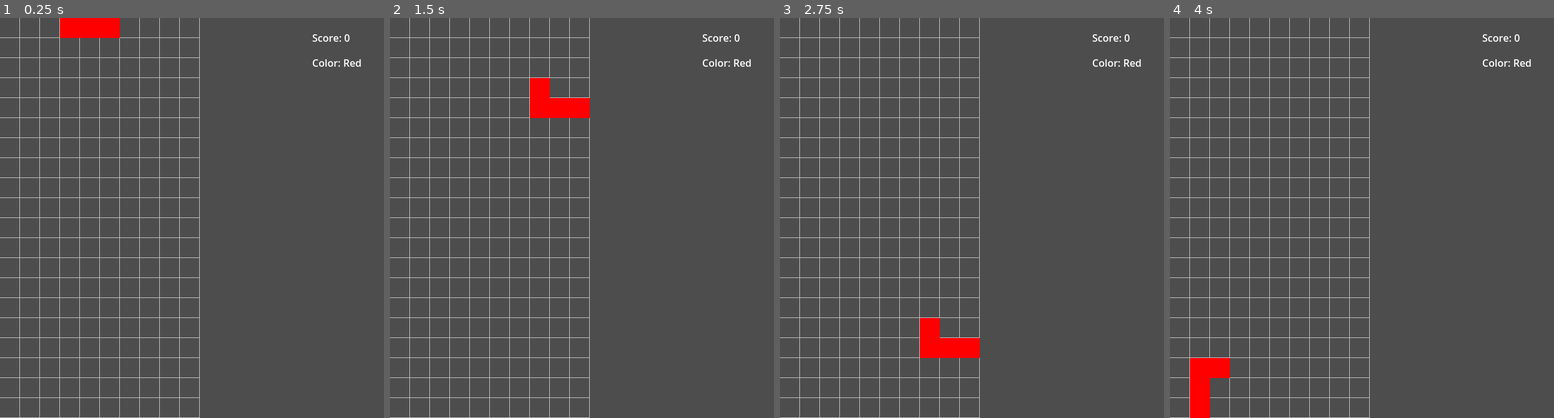
Above: before the commit, frames 1-4 (left to right).
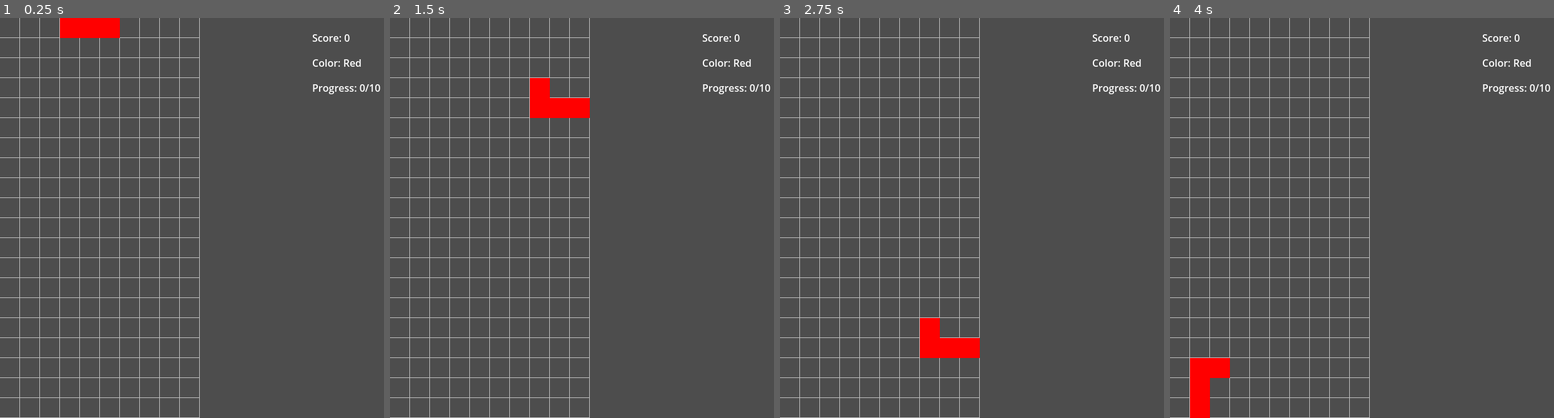
Above: after the commit, the same moments.

Repository: ChinZhengHong/Spectris
Game: Godot game, scene res://main.tscn
Same seed, same stepped clock (60 frames per second), same inputs: the game is played once before the commit and once after it.
Inputs:
- Up to frame 1 (0.25 s): no input
- Up to frame 2 (1.5 s): tap Enter at 0.5 s; hold Right (ui_right) 0.53-1.28 s; tap Space at 1.25 s; hold Down (ui_down) from 1.28 s (still down)
- Up to frame 3 (2.75 s): release Down (ui_down) at 2.03 s; hold Right (ui_right) from 2.03 s (still down)
- Up to frame 4 (4 s): tap Enter at 2.75 s; release Right (ui_right) at 2.78 s; hold Up (ui_up) 2.78-3.53 s; tap Space at 3.5 s; hold Left (ui_left) from 3.53 s (still down)

The runs differ from the first frame. In frame 1, 0.2% of the frame differs, in the area x 81-100%, y 16-20%; in frame 2, 0.2%; in frame 3, 0.2%; in frame 4, 0.2%.

Commit message:
faster fall when unlock color and also longer time playing‘

Diff:
--- a/game_manager.gd
+++ b/game_manager.gd
@@ -1,14 +1,18 @@
 extends Node
 
 const TOTAL_SPECTRUM_COLORS = 7
-const LINES_TO_UNLOCK = 3
+const LINES_TO_UNLOCK = [10, 20, 30, 40, 50, 50, 50]
 const BASE_FALL_TIME = 1.0
 const FALL_TIME_DECREASE = 0.1
 const MIN_FALL_TIME = 0.2
+const TIME_DECREASE_INTERVAL = 30.0
+const TIME_DECREASE_AMOUNT = 0.05
+var elapsed_time = 0.0
 const SCORE_PER_WHITE_BLOCK = 50
 var score_since_last_white = 0
 @onready var score_label = get_node("../UI/ScoreLabel")
 @onready var color_label = get_node("../UI/ColorLabel")
+@onready var progress_label = get_node("../UI/ProgressLabel")
 var score = 0
 var unlocked_color_index = 0
 var lines_cleared_for_current_color = 0
@@ -18,7 +22,8 @@
 	return unlocked_color_index
 
 func _check_unlock_next_color():
-	if lines_cleared_for_current_color >= LINES_TO_UNLOCK:
+	var threshold = LINES_TO_UNLOCK[unlocked_color_index]
+	if lines_cleared_for_current_color >= threshold:
 		if unlocked_color_index < TOTAL_SPECTRUM_COLORS - 1:
 			unlocked_color_index += 1
 			lines_cleared_for_current_color = 0
@@ -34,7 +39,9 @@
 	return false
 
 func get_current_fall_time() -> float:
-	var fall_time = BASE_FALL_TIME - (unlocked_color_index * FALL_TIME_DECREASE)
+	var color_reduction = unlocked_color_index * FALL_TIME_DECREASE
+	var time_reduction = floor(elapsed_time / TIME_DECREASE_INTERVAL) * TIME_DECREASE_AMOUNT
+	var fall_time = BASE_FALL_TIME - color_reduction - time_reduction
 	return max(fall_time, MIN_FALL_TIME)
 
 func register_line_clear(cleared_color_ids: Array):
@@ -50,8 +57,16 @@
 
 func _update_ui():
 	score_label.text = "Score: " + str(score)
-	var color_names = ["Red", "Orange", "Yellow", "Green", "Blue", "Indigo", "Violet"]
+	var color_names = ["Red", "Orange", "Yellow", "Green", "Blue", "Indigo", "Purple"]
 	color_label.text = "Color: " + color_names[unlocked_color_index]
+	if unlocked_color_index < TOTAL_SPECTRUM_COLORS - 1:
+		var threshold = LINES_TO_UNLOCK[unlocked_color_index]
+		progress_label.text = "Progress: " + str(lines_cleared_for_current_color) + "/" + str(threshold)
+	else:
+		progress_label.text = "Max color reached!"
 
 func _ready():
 	_update_ui()
+
+func _process(delta):
+	elapsed_time += delta
--- a/main.tscn
+++ b/main.tscn
@@ -34,4 +34,11 @@
 offset_bottom = 83.0
 text = "Color: Red"
 
+[node name="ProgressLabel" type="Label" parent="UI"]
+offset_left = 500.0
+offset_top = 100.0
+offset_right = 610.0
+offset_bottom = 123.0
+text = "Progress: 0/10"
+
 [connection signal="timeout" from="CurrentPiece/Timer" to="CurrentPiece" method="_on_timer_timeout"]
